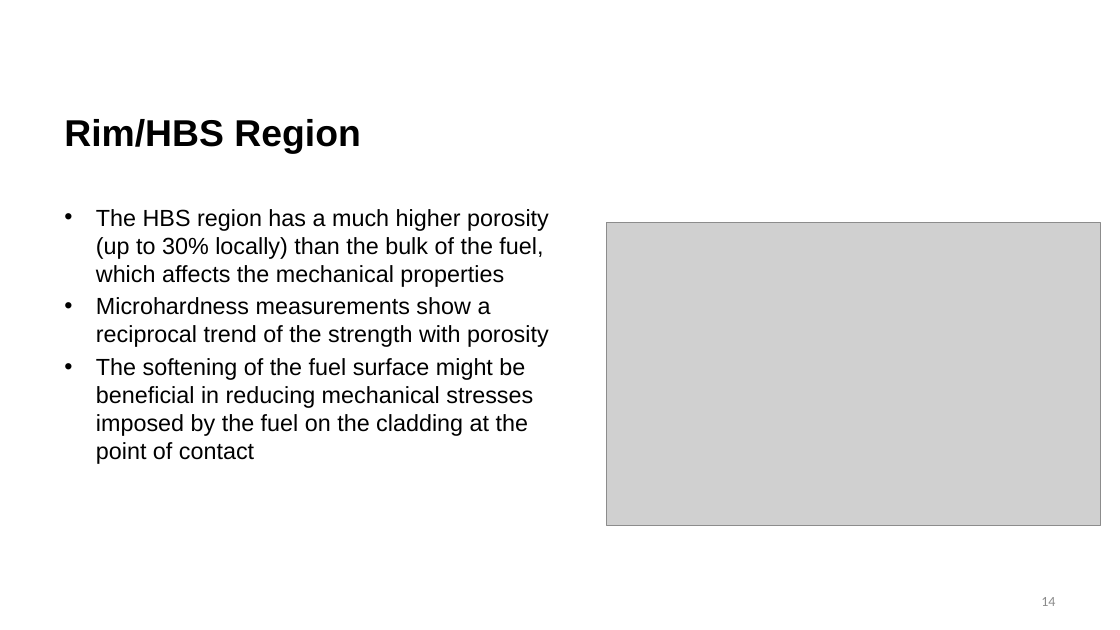
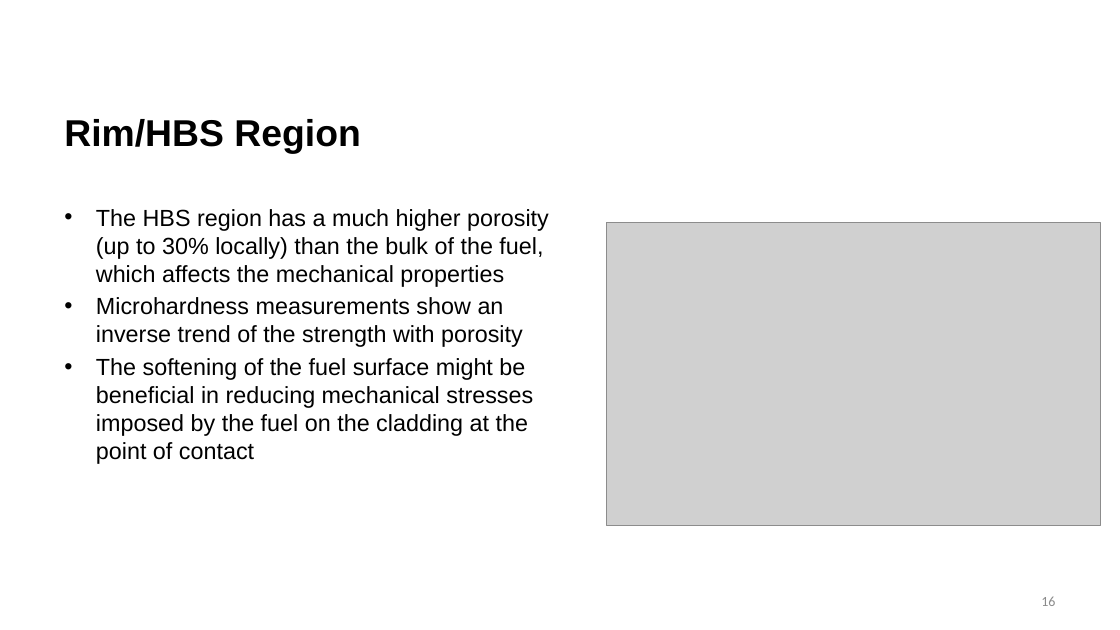
Before and after one commit to benbeeler/TEACHING, a slide deck: slide 16 of Nuclear_Fuel_Performance/NE533_Spring2025/Module3/Lec15_PCI.pptx (slide 14 before the commit). Drawn at 1120x630 pixels with LibreOffice and Linux fonts; fonts in the diff are those of the drawing; grey boxes stand for pictures; background and template pictures are left out. Boxes give left, top, right and bottom in pixels: in the first picture for what was removed or moved away, otherwise in the second. Text is boxed around its words. In the diff, an @@ line names an element or a change of style, - is before the commit and + after.

```diff
--- a/Nuclear_Fuel_Performance/NE533_Spring2025/Module3/Lec15_PCI.pptx
+++ b/Nuclear_Fuel_Performance/NE533_Spring2025/Module3/Lec15_PCI.pptx
@@ text at <box>96,297,523,347</box>: text changed @@
-• Microhardness measurements show a reciprocal trend of the strength with porosity
+• Microhardness measurements show an inverse trend of the strength with porosity
@@ page number at <box>1041,597,1055,606</box>: text changed @@
-14
+16
```
Also in this commit, not shown: 6 other slides changed, 2 slides added, 3 other files.
